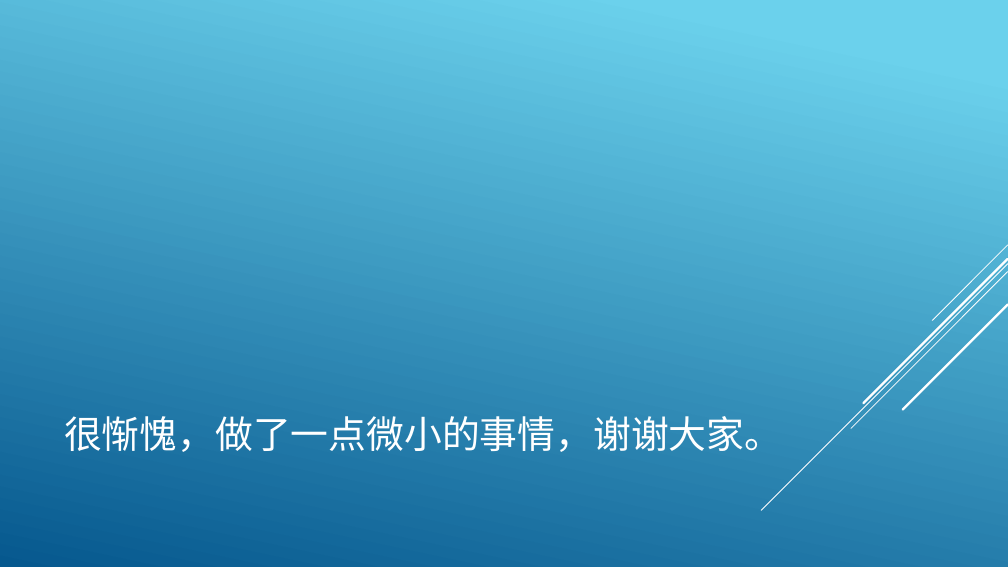
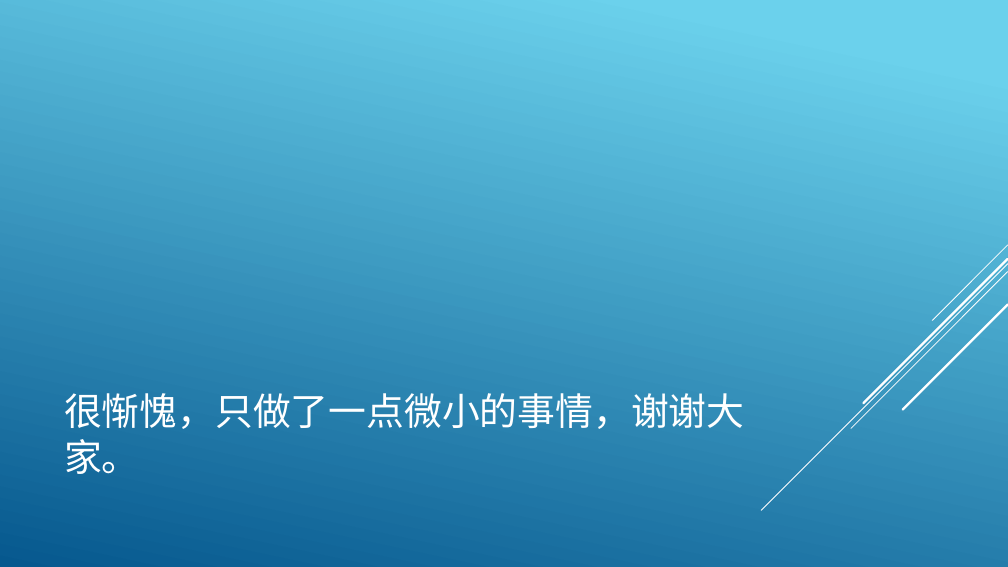
Before and after one commit to WillLester/UMRhai, a slide deck: slide 7 of 6_End/另请高明不谦虚.pptx (slide 6 before the commit). Drawn at 1008x567 pixels with LibreOffice and Linux fonts; fonts in the diff are those of the drawing. Boxes give left, top, right and bottom in pixels: in the first picture for what was removed or moved away, otherwise in the second. Text is boxed around its words. In the diff, an @@ line names an element or a change of style, - is before the commit and + after.

```diff
--- a/6_End/另请高明不谦虚.pptx
+++ b/6_End/另请高明不谦虚.pptx
@@ title at box(64, 393, 744, 474): text changed @@
-很惭愧，做了一点微小的事情，谢谢大家。
+很惭愧，只做了一点微小的事情，谢谢大家。
```
Also in this commit, not shown: 1 other slide changed, 1 slide added, 2 other files.
